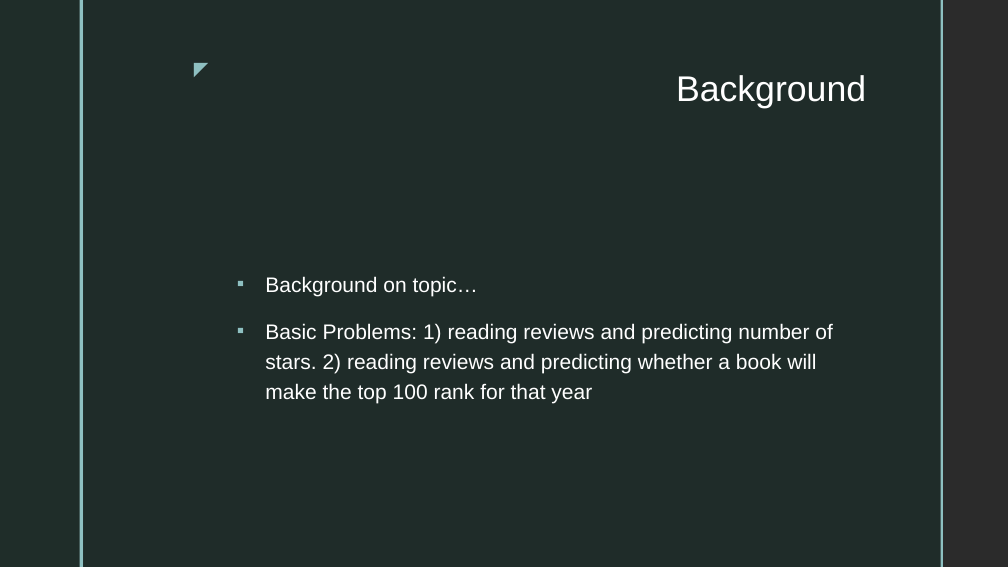
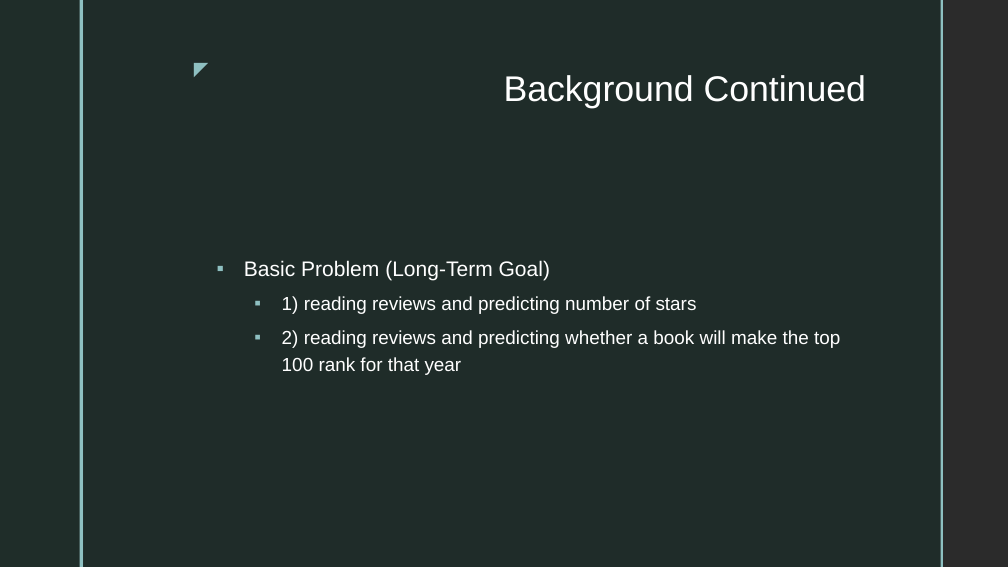
Before and after one commit to TKarlovitzDrexel/DSCI591_ACRSent, a slide deck: slide 3 of PitchPresentationACR_Edits.pptx (slide 2 before the commit). Drawn at 1008x567 pixels with LibreOffice and Linux fonts; fonts in the diff are those of the drawing; background and template pictures are left out; a plain dark background stands for a picture behind light text. Boxes give left, top, right and bottom in pixels: in the first picture for what was removed or moved away, otherwise in the second. Text is boxed around its words. In the diff, an @@ line names an element or a change of style, - is before the commit and + after.

Commit message:
Added the background and some goals for the quarter

```diff
--- a/PitchPresentationACR_Edits.pptx
+++ b/PitchPresentationACR_Edits.pptx
@@ title at [504,75,866,108]: text changed @@
-Background
+Background Continued
@@ text at [244,260,840,375]: text changed; size 20 to 18 pt @@
-▪ Background on topic…
-▪ Basic Problems: 1) reading reviews and predicting number of stars. 2) reading reviews and predicting whether a book will make the top 100 rank for that year
+▪ Basic Problem (Long-Term Goal)
+  ▪ 1) reading reviews and predicting number of stars
+  ▪ 2) reading reviews and predicting whether a book will make the top 100 rank for that year
```
Also in this commit, not shown: 2 other slides changed, 2 slides added.
